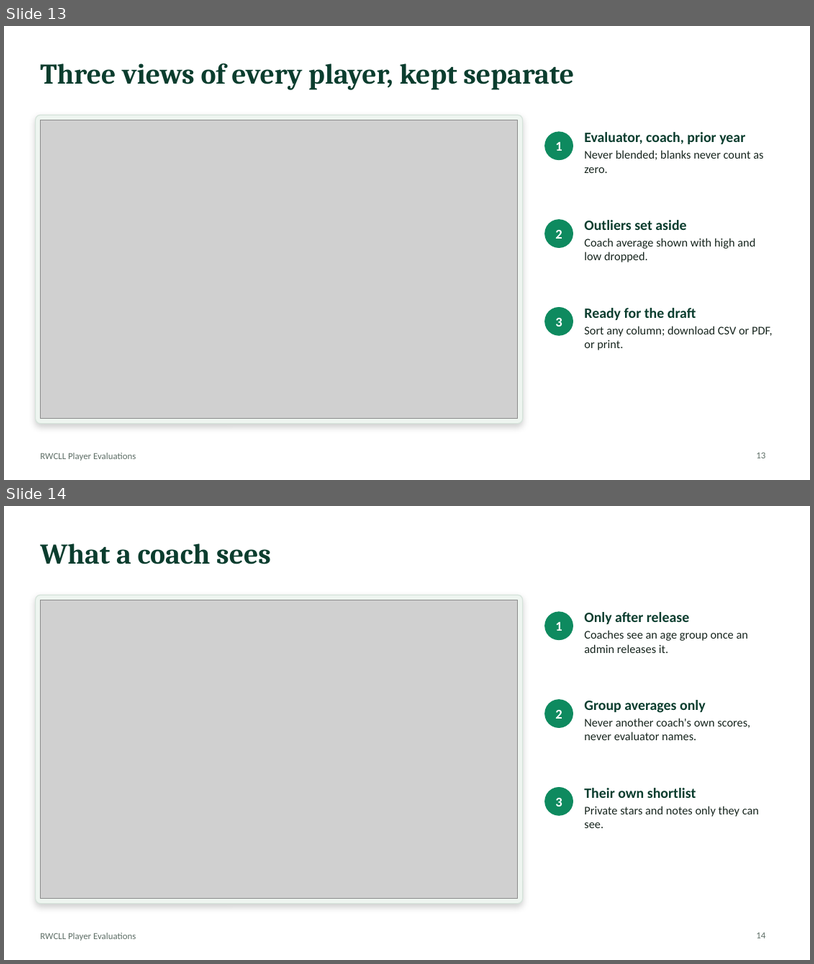
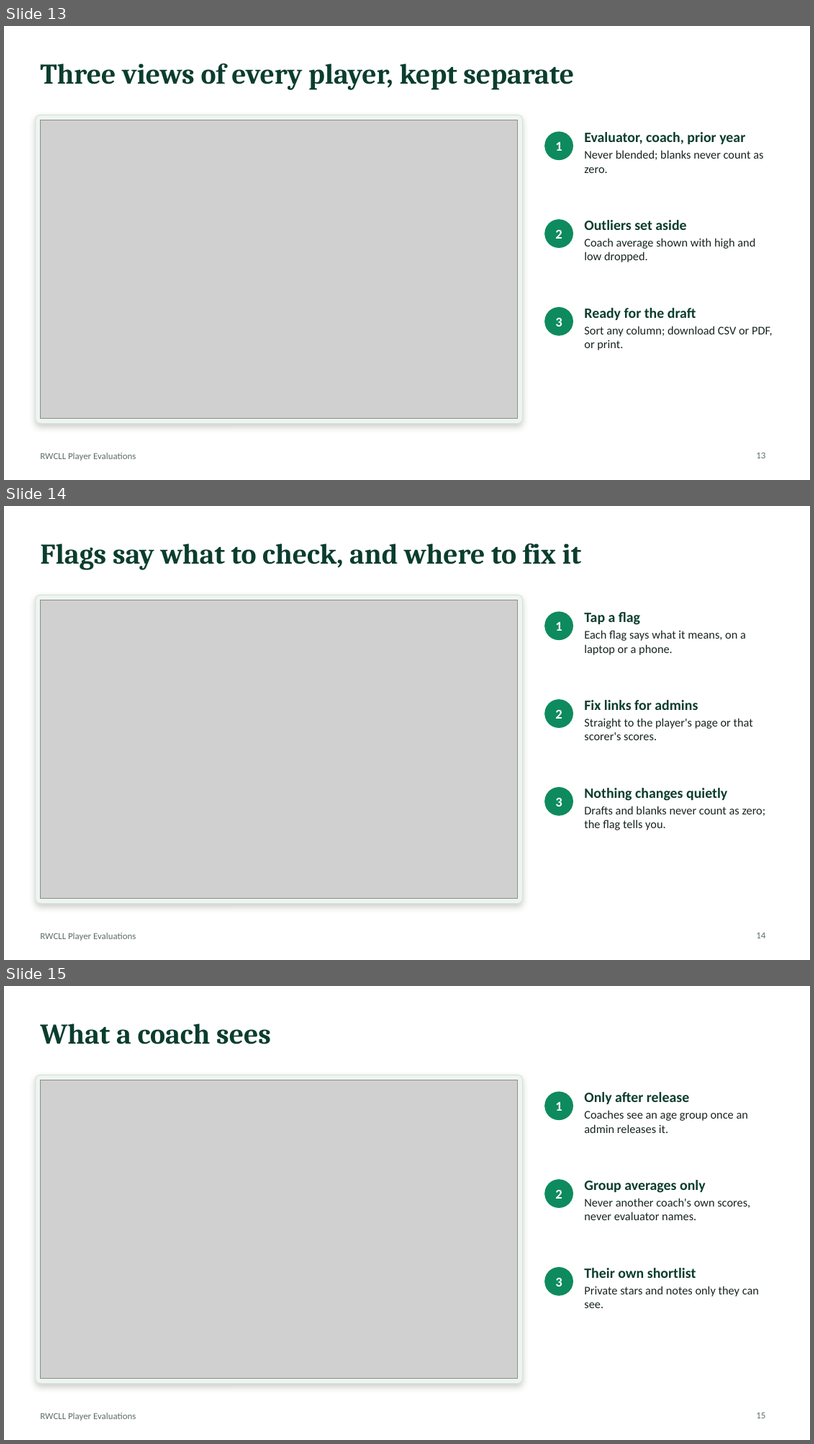
Before and after one commit to rwclldb/rwcll-player-evaluations, a slide deck: docs/board-demo/RWCLL-Player-Evaluations-Board.pptx. Shown one above the other, each under a label of ours: slides 13 and 14 before the commit, slides 13, 14 and 15 after it. The pictures are 814x964 and 814x1444 pixels, drawn with LibreOffice and Linux fonts; fonts in the diff are those of the drawing; grey boxes stand for pictures. Boxes give left, top, right and bottom in pixels: in the first picture for what was removed or moved away, otherwise in the second. Text is boxed around its words. In the diff, an @@ line names an element or a change of style, - is before the commit and + after.

```diff
--- a/docs/board-demo/RWCLL-Player-Evaluations-Board.pptx
+++ b/docs/board-demo/RWCLL-Player-Evaluations-Board.pptx
@@ slide 14 added at (x1=4, y1=506, x2=810, y2=960), background #FFFFFF; not listed: 1 template element that a slide beside it also shows @@
@@ title added at (x1=40, y1=543, x2=582, y2=570), 34 pt, text #0B3D2E, bold @@
+Flags say what to check, and where to fix it
@@ rounded rectangle added at (x1=36, y1=595, x2=523, y2=903), fill #EEF5F0, outline #D5E3DA 1 pt @@
@@ picture added at (x1=40, y1=600, x2=518, y2=898) @@
@@ ellipse added at (x1=545, y1=612, x2=574, y2=640), fill #0E8A5F, outline #0E8A5F 1 pt @@
@@ text added at (x1=584, y1=612, x2=746, y2=655), 14 pt, text #17251E @@
+Tap a flag
+Each flag says what it means, on a laptop or a phone.
@@ text added at (x1=556, y1=622, x2=562, y2=631), 16 pt, text #FFFFFF, bold @@
+1
@@ ellipse added at (x1=545, y1=700, x2=574, y2=728), fill #0E8A5F, outline #0E8A5F 1 pt @@
@@ text added at (x1=584, y1=700, x2=754, y2=740), 14 pt, text #17251E @@
+Fix links for admins
+Straight to the player's page or that scorer's scores.
@@ text added at (x1=556, y1=710, x2=562, y2=718), 16 pt, text #FFFFFF, bold @@
+2
@@ ellipse added at (x1=545, y1=788, x2=574, y2=815), fill #0E8A5F, outline #0E8A5F 1 pt @@
@@ text added at (x1=556, y1=797, x2=562, y2=806), 16 pt, text #FFFFFF, bold @@
+3
@@ text added at (x1=584, y1=788, x2=766, y2=830), 14 pt, text #17251E @@
+Nothing changes quietly
+Drafts and blanks never count as zero; the flag tells you.
@@ page number added at (x1=756, y1=932, x2=766, y2=938), 11 pt, text #5E6E66 @@
+14
@@ what was slide 14 is now slide 15 @@
@@ page number at (x1=756, y1=1412, x2=766, y2=1418): text changed @@
-14
+15
```
Also in this commit, not shown: 7 other files.
